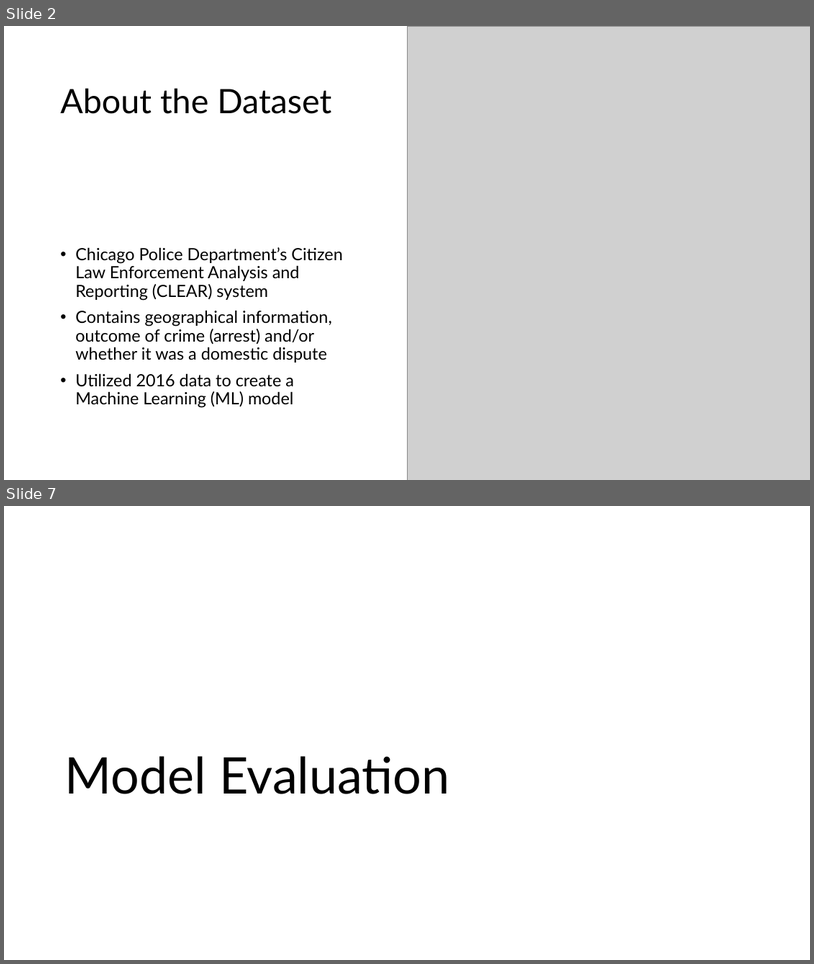
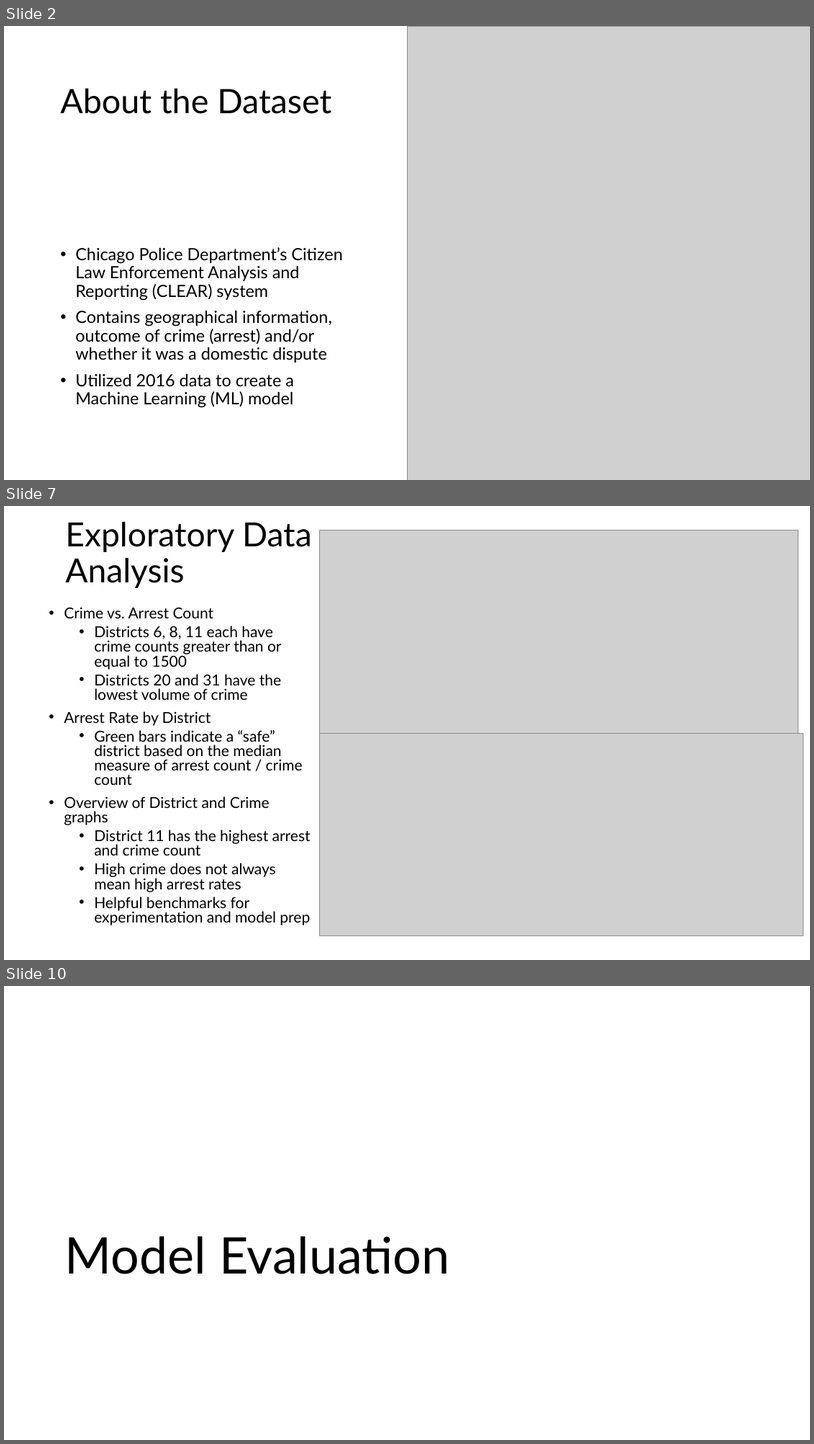
Before and after one commit to tkoche3/ISDS7075, a slide deck: ISDS 7075 Final Presentation.pptx. Shown one above the other, each under a label of ours: slides 2 and 7 before the commit, slides 2, 7 and 10 after it; the slides between them are not shown. The pictures are 814x964 and 814x1444 pixels, drawn with LibreOffice and Linux fonts; fonts in the diff are those of the drawing; grey boxes stand for pictures. Boxes give left, top, right and bottom in pixels: in the first picture for what was removed or moved away, otherwise in the second. Text is boxed around its words. In the diff, an @@ line names an element or a change of style, - is before the commit and + after.

```diff
--- a/ISDS 7075 Final Presentation.pptx
+++ b/ISDS 7075 Final Presentation.pptx
@@ slide 7 added at (4,506,810,960), background #FFFFFF @@
@@ title added at (65,522,312,588), 39.6 pt, text #000000 @@
+Exploratory Data Analysis
@@ picture added at (320,530,799,733) @@
@@ text added at (64,607,311,925), 18 pt, text #000000 @@
+• Crime vs. Arrest Count
+  • Districts 6, 8, 11 each have crime counts greater than or equal to 1500
+  • Districts 20 and 31 have the lowest volume of crime
+• Arrest Rate by District
+  • Green bars indicate a “safe” district based on the median measure of arrest count / crime count
+• Overview of District and Crime graphs
+  • District 11 has the highest arrest and crime count
+  • High crime does not always mean high arrest rates
+  • Helpful benchmarks for experimentation and model prep
@@ picture added at (320,733,804,936) @@
@@ what was slide 7 is now slide 10 @@
```
Also in this commit, not shown: 4 slides changed, 3 other slides added, 1 slide removed.
